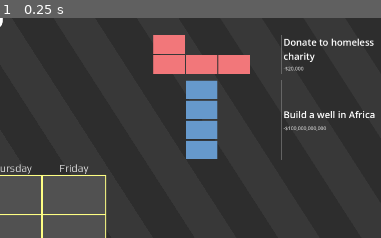
Above: before the commit, frame 1.
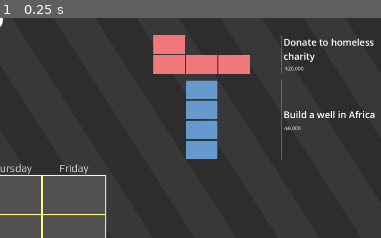
Above: after the commit, the same moment.

Repository: AlexanderHarrison/trillionaire
Game: Godot game, scene res://root.tscn
The game is run twice, just before and just after one commit, with the same random seed, the same clock (stepped at 60 frames per second) and the same inputs.
Inputs:
- Up to frame 1 (0.25 s): no input
The pictures show only the part of the screen within x 50-100%, y 10-60%; the shares and areas given below are measured in that part.

The runs differ from the first frame. In frame 1, 0.1% of the frame differs, in the area x 75-86%, y 49-52%.
Error in both runs: Attempt to call function 'call_on_date_update' in base 'null instance' on a null instance. (res://free_hour.gd:23)

Commit message:
first design pass

Diff:
--- a/piece_list.tscn
+++ b/piece_list.tscn
@@ -37,8 +37,8 @@
 layout_mode = 2
 piece_name = "Buy a social media
 company"
-arr = Array[bool]([true, true, true, true])
-width = 1
+arr = Array[bool]([true, false, false, false, false, false, true, false, true, false, false, true, true, true, true, false])
+width = 4
 color = Color(0.4, 0.6, 0.8, 1)
 money_loss = 44000000000
 required_loss = 120000000000
@@ -46,8 +46,8 @@
 [node name="piece19" parent="piece_list/VBoxContainer" instance=ExtResource("1_k4c1u")]
 layout_mode = 2
 piece_name = "Terraform Venus"
-arr = Array[bool]([true, false, false, true, true, true])
-width = 3
+arr = Array[bool]([false, false, false, true, true, true, false, true])
+width = 4
 color = Color(0.94902, 0.466667, 0.478431, 1)
 money_loss = 10000000000
 required_loss = 30000000000
@@ -56,7 +56,7 @@
 layout_mode = 2
 piece_name = "Launch a golden
 rocket"
-arr = Array[bool]([true, true, false, false, true, true])
+arr = Array[bool]([true, false, true, true, true, false, false, false, false, true, false, false])
 width = 3
 color = Color(0.976471, 0.568627, 0.341176, 1)
 money_loss = 5000000000
@@ -67,8 +67,8 @@
 piece_name = "Reconstruct
 dinosaurs for
 a theme park"
-arr = Array[bool]([true, true, true, false, false, false, true, false])
-width = 2
+arr = Array[bool]([false, false, false, true, true, true, true, false, false, true, false, false])
+width = 4
 color = Color(1, 0.8, 0.4, 1)
 money_loss = 1000000000
 required_loss = 3000000000
@@ -78,8 +78,8 @@
 piece_name = "Deliver a pizza to
 every doorstep in
 New York"
-arr = Array[bool]([true, false, true, false, true])
-width = 5
+arr = Array[bool]([false, false, true, false, true, true, false, true, false, false, true, true])
+width = 4
 color = Color(0.8, 0.6, 0.8, 1)
 money_loss = 500000000
 required_loss = 1500000000
@@ -88,7 +88,7 @@
 layout_mode = 2
 piece_name = "Buy black market
 organs"
-arr = Array[bool]([true, true, true, false, false, false, true, true])
+arr = Array[bool]([true, false, false, false, true, true, true, false, false, false, false, true])
 width = 4
 color = Color(0.6, 0.8, 0.6, 1)
 money_loss = 250000000
@@ -97,8 +97,8 @@
 [node name="piece14" parent="piece_list/VBoxContainer" instance=ExtResource("1_k4c1u")]
 layout_mode = 2
 piece_name = "Become Batman"
-arr = Array[bool]([true, true, true, false, false, false, true, true])
-width = 4
+arr = Array[bool]([true, true, false, true, false, false, false, true])
+width = 2
 color = Color(0.6, 0.8, 0.6, 1)
 money_loss = 200000000
 required_loss = 600000000
@@ -107,8 +107,8 @@
 layout_mode = 2
 piece_name = "Build a new pyramid
 in Egypt"
-arr = Array[bool]([true, false, true, false, true])
-width = 5
+arr = Array[bool]([false, true, false, true, true, true, false, true, false, false, true, false])
+width = 3
 color = Color(0.8, 0.6, 0.8, 1)
 money_loss = 125000000
 required_loss = 375000000
@@ -116,8 +116,8 @@
 [node name="piece12" parent="piece_list/VBoxContainer" instance=ExtResource("1_k4c1u")]
 layout_mode = 2
 piece_name = "Buy yacht fleet"
-arr = Array[bool]([true, true, true, true])
-width = 1
+arr = Array[bool]([true, false, true, true, false, false, true, false, false])
+width = 3
 color = Color(0.4, 0.6, 0.8, 1)
 money_loss = 80000000
 required_loss = 240000000
@@ -125,7 +125,7 @@
 [node name="piece11" parent="piece_list/VBoxContainer" instance=ExtResource("1_k4c1u")]
 layout_mode = 2
 piece_name = "Hodl Dogecoin"
-arr = Array[bool]([true, false, false, true, true, true])
+arr = Array[bool]([false, true, true, true, false, true, false, false, true, false, false, true])
 width = 3
 color = Color(0.94902, 0.466667, 0.478431, 1)
 money_loss = 50000000
@@ -135,7 +135,7 @@
 layout_mode = 2
 piece_name = "Bury treasure for
 pirates to find"
-arr = Array[bool]([true, true, false, false, true, true])
+arr = Array[bool]([false, false, true, false, false, true, true, true, true, true, false, false])
 width = 3
 color = Color(0.976471, 0.568627, 0.341176, 1)
 money_loss = 30000000
@@ -146,8 +146,8 @@
 piece_name = "Perform neurosurgery
 on every patient in
 a hospital"
-arr = Array[bool]([true, true, true, false, false, false, true, false])
-width = 2
+arr = Array[bool]([true, false, true, true, true, true])
+width = 3
 color = Color(1, 0.8, 0.4, 1)
 money_loss = 15000000
 required_loss = 45000000
@@ -156,8 +156,8 @@
 layout_mode = 2
 piece_name = "Buy the Tampa Bay
 Buccaneers"
-arr = Array[bool]([true, false, true, false, true])
-width = 5
+arr = Array[bool]([true, true, true, true, false, true, false, false])
+width = 4
 color = Color(0.8, 0.6, 0.8, 1)
 money_loss = 8000000
 required_loss = 24000000
@@ -167,9 +167,9 @@
 piece_name = "Donate to a
 struggling Nigerian
 prince"
-arr = Array[bool]([true, true, true, false, false, false, true, true])
-width = 4
-color = Color(0.6, 0.8, 0.6, 1)
+arr = Array[bool]([false, true, true, true, true, true, false, false, true, false, false, false])
+width = 4
+color = Color(0.4, 0.8, 0.8, 1)
 money_loss = 3000000
 required_loss = 9000000
 
@@ -177,8 +177,8 @@
 layout_mode = 2
 piece_name = "Tip 10000% on a
 steak dinner"
-arr = Array[bool]([true, true, true, false, false, false, true, true])
-width = 4
+arr = Array[bool]([false, true, true, true])
+width = 2
 color = Color(0.6, 0.8, 0.6, 1)
 money_loss = 700000
 required_loss = 2100000
@@ -187,8 +187,8 @@
 layout_mode = 2
 piece_name = "Sponsor the World
 Youth Darts Cup"
-arr = Array[bool]([true, false, true, false, true])
-width = 5
+arr = Array[bool]([true, false, true, true, true, false])
+width = 2
 color = Color(0.8, 0.6, 0.8, 1)
 money_loss = 400000
 required_loss = 1200000
@@ -207,7 +207,7 @@
 layout_mode = 2
 piece_name = "Pay for child's
 education"
-arr = Array[bool]([true, true, false, false, true, true])
+arr = Array[bool]([false, true, false, true, true, true, false, true, true])
 width = 3
 color = Color(0.976471, 0.568627, 0.341176, 1)
 money_loss = 100000
@@ -228,7 +228,7 @@
 arr = Array[bool]([true, true, true, true])
 width = 1
 color = Color(0.4, 0.6, 0.8, 1)
-money_loss = 100000000000
+money_loss = 8000
 
 [node name="_piece_research" parent="piece_list/VBoxContainer" instance=ExtResource("1_k4c1u")]
 visible = false
